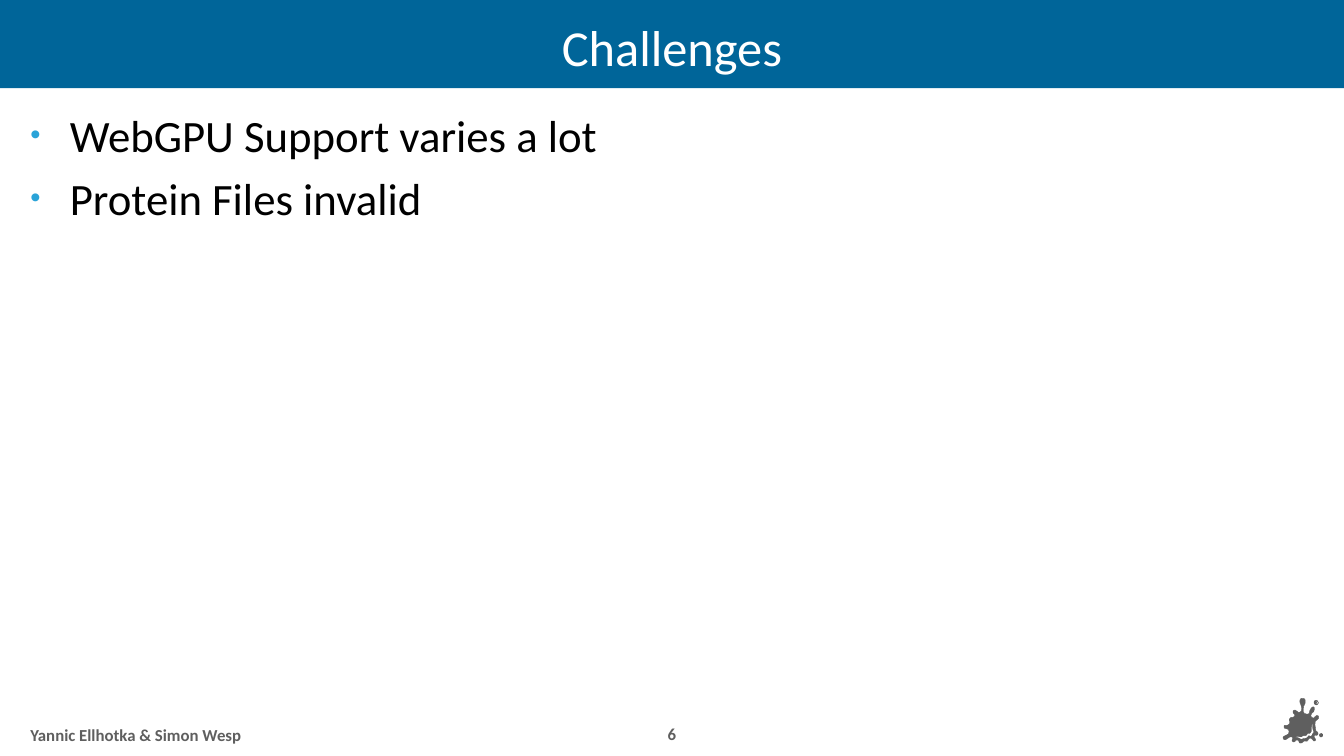
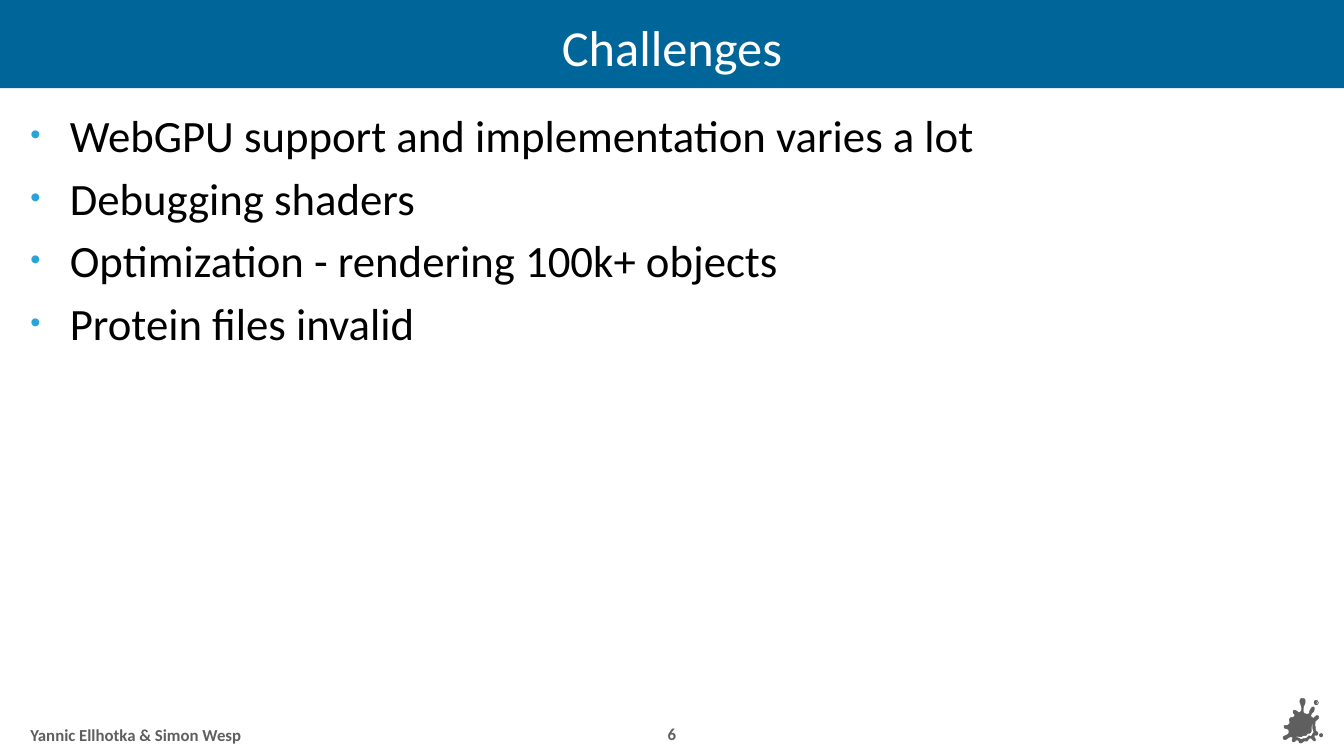
Before and after one commit to YannicEl/Vis2-RTVis-2024WS, a slide deck: slide 6 of presentation 2/slides.pptx. Drawn at 1344x756 pixels with LibreOffice and Linux fonts; fonts in the diff are those of the drawing; background and template pictures are left out. Boxes give left, top, right and bottom in pixels: in the first picture for what was removed or moved away, otherwise in the second. Text is boxed around its words. In the diff, an @@ line names an element or a change of style, - is before the commit and + after.

```diff
--- a/presentation 2/slides.pptx
+++ b/presentation 2/slides.pptx
@@ text at (70,121,973,341): text changed @@
-• WebGPU Support varies a lot
-• Protein Files invalid
+• WebGPU support and implementation varies a lot
+• Debugging shaders
+• Optimization - rendering 100k+ objects
+• Protein files invalid
```
Also in this commit, not shown: 3 other slides changed, 4 other files.
